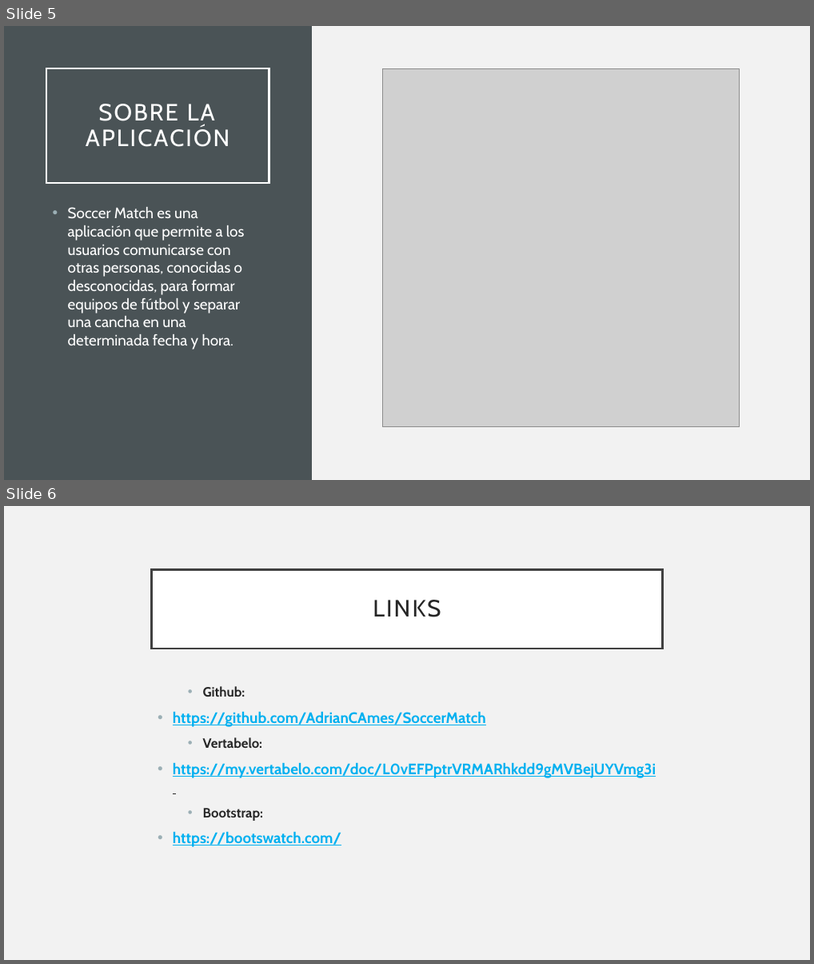
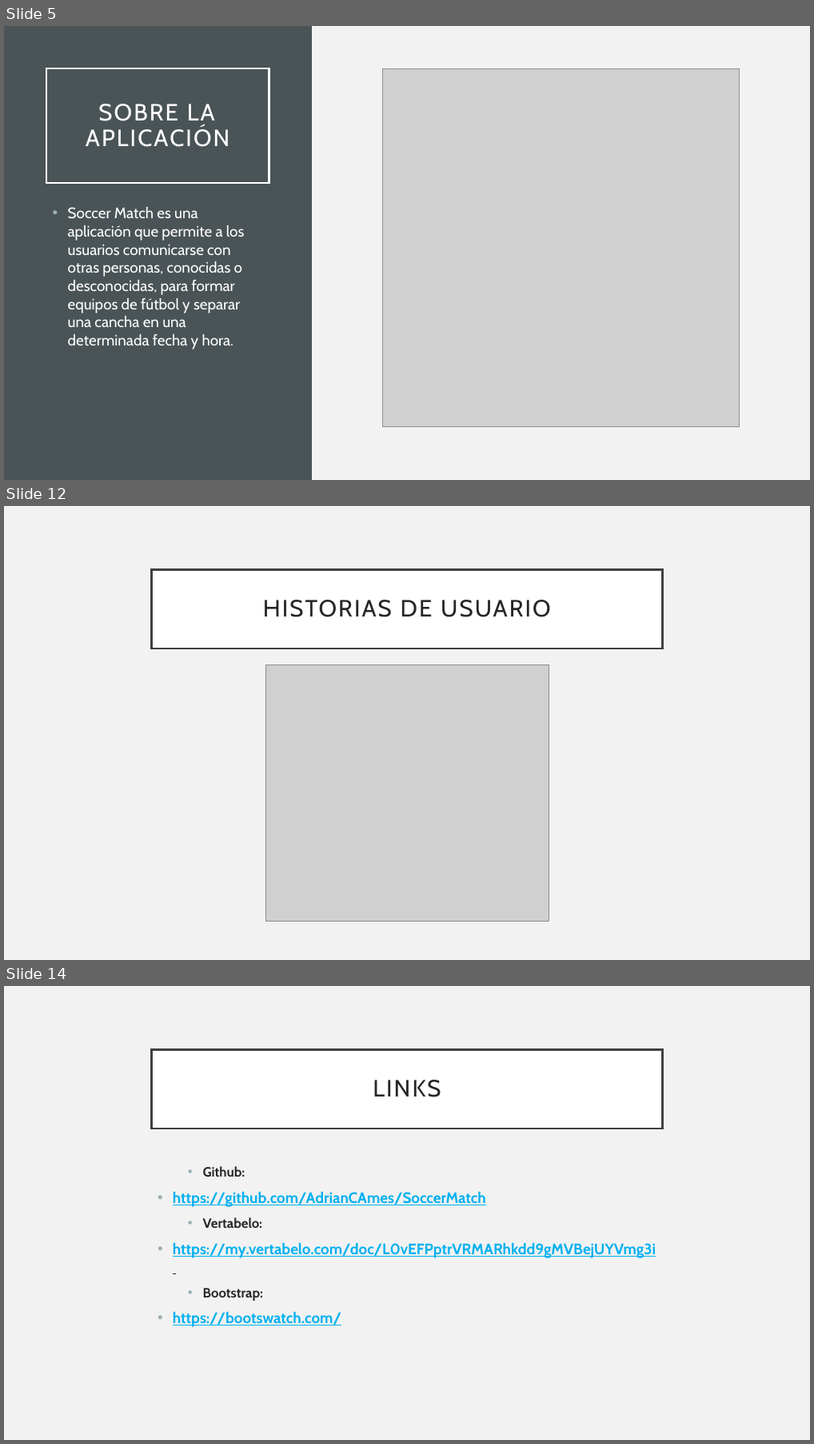
Before and after one commit to AdrianCAmes/SoccerMatch, a slide deck: SOCCERMATCH.pptx. Shown one above the other, each under a label of ours: slides 5 and 6 before the commit, slides 5, 12 and 14 after it; the slides between them are not shown. The pictures are 814x964 and 814x1444 pixels, drawn with LibreOffice and Linux fonts; fonts in the diff are those of the drawing; grey boxes stand for pictures. Boxes give left, top, right and bottom in pixels: in the first picture for what was removed or moved away, otherwise in the second. Text is boxed around its words. In the diff, an @@ line names an element or a change of style, - is before the commit and + after.

```diff
--- a/SOCCERMATCH.pptx
+++ b/SOCCERMATCH.pptx
@@ slide 12 added at (4,506,810,960), background #F2F2F2 @@
@@ title added at (152,569,662,648), fill #FFFFFF, outline #404040 2.5 pt, 28 pt, text #262626 @@
+HISTORIAS DE USUARIO
@@ picture added at (266,664,549,921) @@
@@ what was slide 6 is now slide 14 @@
```
Also in this commit, not shown: 7 other slides added, 4 other files.
